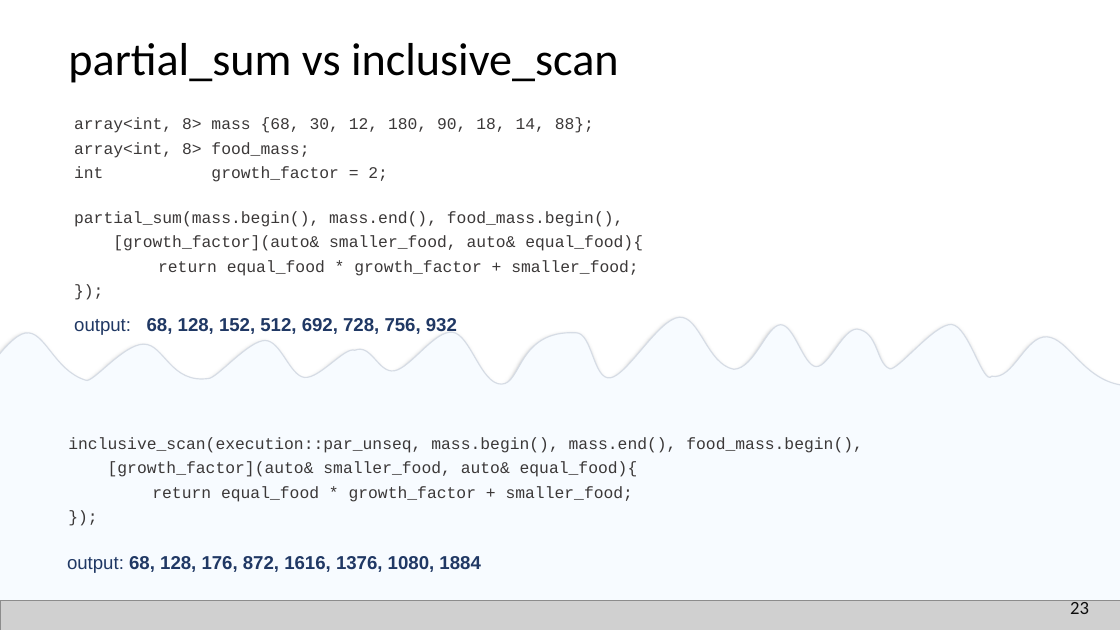
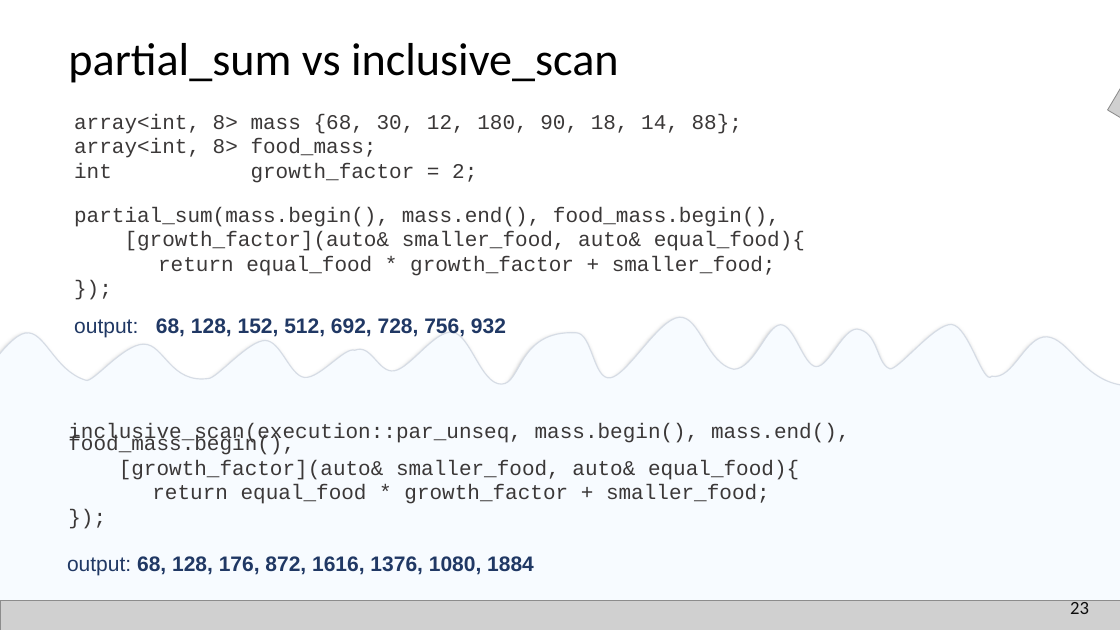
Before and after one commit to EmptySquareBubble/StoriesFromAParallelUniverse-, a slide deck: slide 24 of stories_from_a_paralel_universe.pptx. Drawn at 1120x630 pixels with LibreOffice and Linux fonts; fonts in the diff are those of the drawing; grey boxes stand for pictures; background and template pictures are left out. Boxes give left, top, right and bottom in pixels: in the first picture for what was removed or moved away, otherwise in the second. Text is boxed around its words. In the diff, an @@ line names an element or a change of style, - is before the commit and + after.

```diff
--- a/stories_from_a_paralel_universe.pptx
+++ b/stories_from_a_paralel_universe.pptx
@@ picture added at (1107,42,1120,144) @@
@@ text "output: 68, 128, 152, 512, ..." at (74,318,506,338): size 16 to 18 pt @@
@@ size 14 to 18 pt in 3 elements at (74,114,742,183), (74,207,805,276), (68,423,850,504) @@
@@ text "inclusive_scan(execution::par_unseq, mass.begin(), mass.end( ...": place and size @@
-text "inclusive_scan(execution::par_unseq, mass.begin(), mass.end( ..." at (68,437,863,502)
+text "inclusive_scan(execution::par_unseq, mass.begin(), mass.end( ..." at (68,423,850,504)
@@ text "output: 68, 128, 176, 872, ..." at (67,556,534,576): size 16 to 18 pt @@
```
Also in this commit, not shown: 17 other slides changed.
